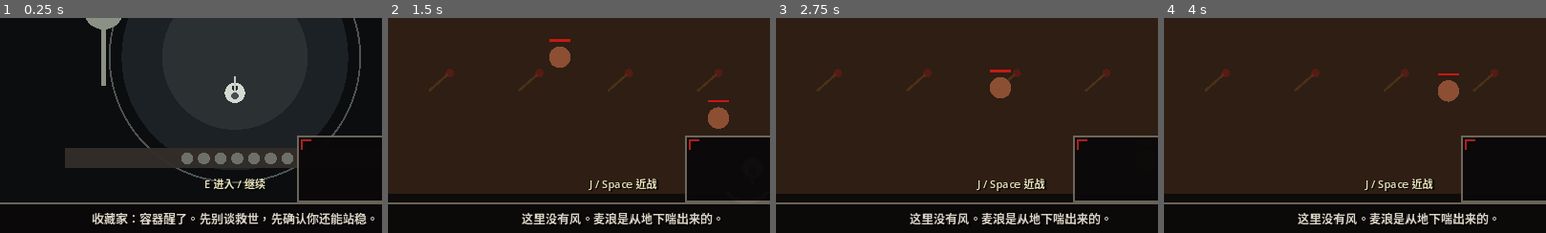
Above: before the commit, frames 1-4 (left to right).
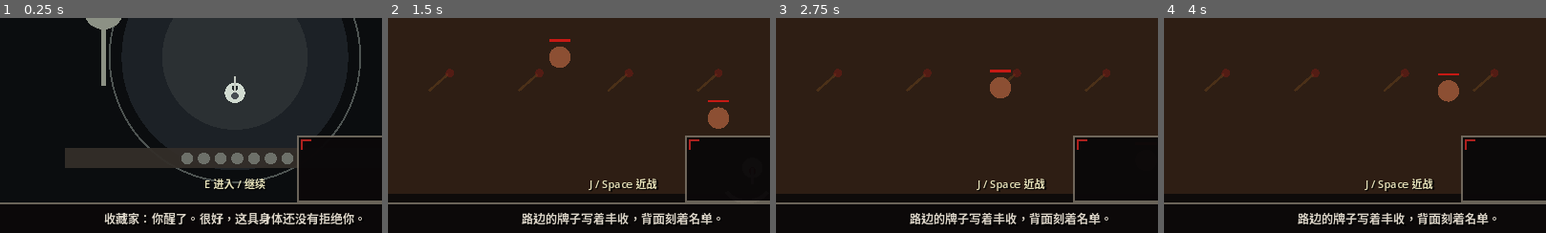
Above: after the commit, the same moments.

Repository: 1021333Liu/Apostles-of-God-Ash
Game: Godot game, scene res://scenes/main.tscn
The game is run twice, just before and just after one commit, with the same random seed, the same clock (stepped at 60 frames per second) and the same inputs.
Inputs:
- Up to frame 1 (0.25 s): no input
- Up to frame 2 (1.5 s): tap Enter at 0.5 s; hold D (move_right) 0.53-1.28 s; hold E (interact) 0.53-1.28 s; tap Space at 0.77 s; hold S (move_down) from 1.28 s (still down); tap J (attack) at 1.35 s
- Up to frame 3 (2.75 s): tap Space at 1.52 s; tap E (interact) at 1.55 s; release S (move_down) at 2.03 s; hold D (move_right) from 2.03 s (still down); hold E (interact) from 2.03 s (still down)
- Up to frame 4 (4 s): release D (move_right) at 2.78 s; release E (interact) at 2.78 s; hold W (move_up) 2.78-3.53 s; tap Enter at 2.85 s; tap Space at 3.02, 3.77 s; tap E (interact) at 3.05 s; hold A (move_left) from 3.53 s (still down); hold E (interact) from 3.53 s (still down)
The pictures show only the part of the screen within x 19-69%, y 40-90%; the shares and areas given below are measured in that part.

The runs differ from the first frame. In frame 1, 2.4% of the frame differs, in the area x 24-98%, y 90-97%; in frame 2, 1.8%; in frame 3, 1.8%; in frame 4, 1.8%.

Commit message:
Integrate narrative copy v2

Diff:
--- a/scripts/main.gd
+++ b/scripts/main.gd
@@ -78,7 +78,7 @@
 	_load_ui_textures()
 	_build_ui()
 	player_runtime.configure(Vector2(640.0, 420.0), Vector2.RIGHT, PLAYER_MAX_HP)
-	_return_to_sanctum("收藏家：容器醒了。先别谈救世，先确认你还能站稳。")
+	_return_to_sanctum("收藏家：你醒了。很好，这具身体还没有拒绝你。")
 	set_process(true)
 	set_physics_process(true)
 
@@ -112,7 +112,7 @@
 		RunMode.COMPLETE:
 			_update_player_movement(delta, Rect2(Vector2(250.0, 170.0), Vector2(780.0, 360.0)))
 			if interact_buffered:
-				_return_to_sanctum("收藏家：胃囊已经归档。下一次，我们会知道它先吞掉敌人，还是先吞掉你。")
+				_return_to_sanctum("收藏家：神之胃囊已经归档。它不干净，但很适合活下去。")
 
 	attack_buffered = false
 	interact_buffered = false
@@ -174,7 +174,7 @@
 		{
 			"id": "field_gate",
 			"title": "低语田野入口",
-			"tagline": "这里没有风。麦浪是从地下喘出来的。",
+			"tagline": "路边的牌子写着丰收，背面刻着名单。",
 			"dossier": "任务档案 01 | 低语田野入口\n异常：空腹者会追逐活体热源。\n建议：用三段斩击采样，观察胃囊吞噬反应。",
 			"palette": Color(0.22, 0.18, 0.12),
 			"enemies": [
@@ -186,7 +186,7 @@
 		{
 			"id": "blood_wheat",
 			"title": "血肉麦田",
-			"tagline": "麦穗有牙。别把停顿交给土地。",
+			"tagline": "麦穗垂下来，像在等人低头。",
 			"dossier": "任务档案 02 | 血肉麦田\n异常：农夫会把饥饿种到你前方。\n建议：看见淡红预警先离开，别把脚交给土地。",
 			"palette": Color(0.26, 0.12, 0.10),
 			"enemies": [
@@ -202,7 +202,7 @@
 		{
 			"id": "gut_canal",
 			"title": "肠道灌溉渠",
-			"tagline": "水声太厚了。那不是水在流。",
+			"tagline": "渠水很热，流过时会带走祷告。",
 			"dossier": "任务档案 03 | 肠道灌溉渠\n异常：固定麦脉会拖慢容器移动。\n建议：贴边绕行，优先处理远处农夫。",
 			"palette": Color(0.19, 0.10, 0.12),
 			"enemies": [
@@ -219,7 +219,7 @@
 		{
 			"id": "hungry_barn",
 			"title": "饥饿谷仓",
-			"tagline": "门在咀嚼。它等的不是粮车。",
+			"tagline": "仓门半开着，里面没有粮声。",
 			"dossier": "任务档案 04 | 饥饿谷仓\n异常：稻草人会展开麦浪封路。\n建议：等麦浪落空后近身，不要在场地中央贪刀。",
 			"palette": Color(0.24, 0.13, 0.08),
 			"enemies": [
@@ -234,7 +234,7 @@
 		{
 			"id": "barn_king",
 			"title": "谷仓王胃室",
-			"tagline": "所有祈祷最后都落进了这里。",
+			"tagline": "这里太满了，所以永远空着。",
 			"dossier": "任务档案 05 | 谷仓王胃室\n异常：王的胃囊会周期性暴露。\n建议：红核外翻时进攻，样本伤害会被放大。",
 			"palette": Color(0.15, 0.07, 0.07),
 			"enemies": [
@@ -526,7 +526,7 @@
 		god_stomach.absorb_boss_memory()
 		mode = RunMode.COMPLETE
 		boss_rite_timer = 0.0
-		dialogue_label.text = "记忆：谷仓王剖开自己，把胃交给土地。他以为只要自己足够饥饿，人民就不用再饿。"
+		dialogue_label.text = "记忆：谷仓王献出自己的胃，是为了让献祭到他为止。田地只安静了一夜。"
 	else:
 		dialogue_label.text = "采样记录：" + enemy_name + " 倒下后，土地短暂安静。你胸口的胃纹更深了一点。"
 
@@ -541,13 +541,13 @@
 	var shard_note := "记忆碎片：未归档"
 	match kind:
 		"empty":
-			shard_note = "记忆碎片：空腹、追逐、土腥味"
+			shard_note = "记忆碎片：队伍末尾、空碗、田边剩粮"
 		"farmer":
-			shard_note = "记忆碎片：播种、欠收、牙齿麦穗"
+			shard_note = "记忆碎片：巡田、登记、哭完再干活"
 		"scarecrow":
-			shard_note = "记忆碎片：守望、献祭、麦浪"
+			shard_note = "记忆碎片：偷粮者衣服、旧命令、不是我"
 		"barn_king":
-			shard_note = "记忆碎片：王权、饥荒、胃室"
+			shard_note = "记忆碎片：开仓、献祭边界、谷仓王之胃"
 
 	sample_record_text = "采样记录 | " + enemy_name + "\n" + shard_note + "\n胃囊反应：" + reaction + " | 回收 HP +" + str(healed) + " | 末击 " + str(final_damage)
 	sample_record_timer = 4.0
@@ -822,20 +822,20 @@
 
 func _death_recovery_line(source: String) -> String:
 	if death_count == 1:
-		return "收藏家：首次死亡回收完成。疼痛记录完整，容器损毁程度低于预期。"
+		return "收藏家：回来了。第一次死在田里的人，通常还会相信自己只是运气不好。"
 	match source:
 		"空腹者":
-			return "收藏家：空腹者没有吃饱的概念。你被它当成了一次短暂延迟。"
+			return "收藏家：它曾经站在队伍最后。最后的人最容易相信下一次会轮到自己。"
 		"饥民农夫":
-			return "收藏家：他们挥下农具时很平静。长期制度会把谋杀训练成劳动。"
+			return "收藏家：他们下手很稳。人只要重复得够久，什么事都像农活。"
 		"饥饿稻草人":
-			return "收藏家：它守的不是田，是一份旧命令。命令比人活得久。"
+			return "收藏家：那东西还在守田。守到田主死了，守到名字烂了。"
 		"咬人麦穗":
-			return "收藏家：灌溉渠接受了你。下次别把血留在会流动的地方。"
+			return "收藏家：你把血交给了渠。低语田野最会把一点点变成一整季。"
 		"谷仓王":
-			return "收藏家：谷仓王尝过你的频率。下一次，它会更快认出你。"
+			return "收藏家：他记住你了。不是记住脸，是记住你能喂养多少人。"
 		_:
-			return "收藏家：你正在学习这片田的节奏。它每次咀嚼，都比上次更熟练。"
+			return "收藏家：你开始听见差别了。哭声、命令、祈祷，它们不是同一种声音。"
 
 
 func _draw_sanctum() -> void:
Not shown, changed: CHANGELOG.md
Not shown, changed: docs/planning/03_NARRATIVE_COPY.md
